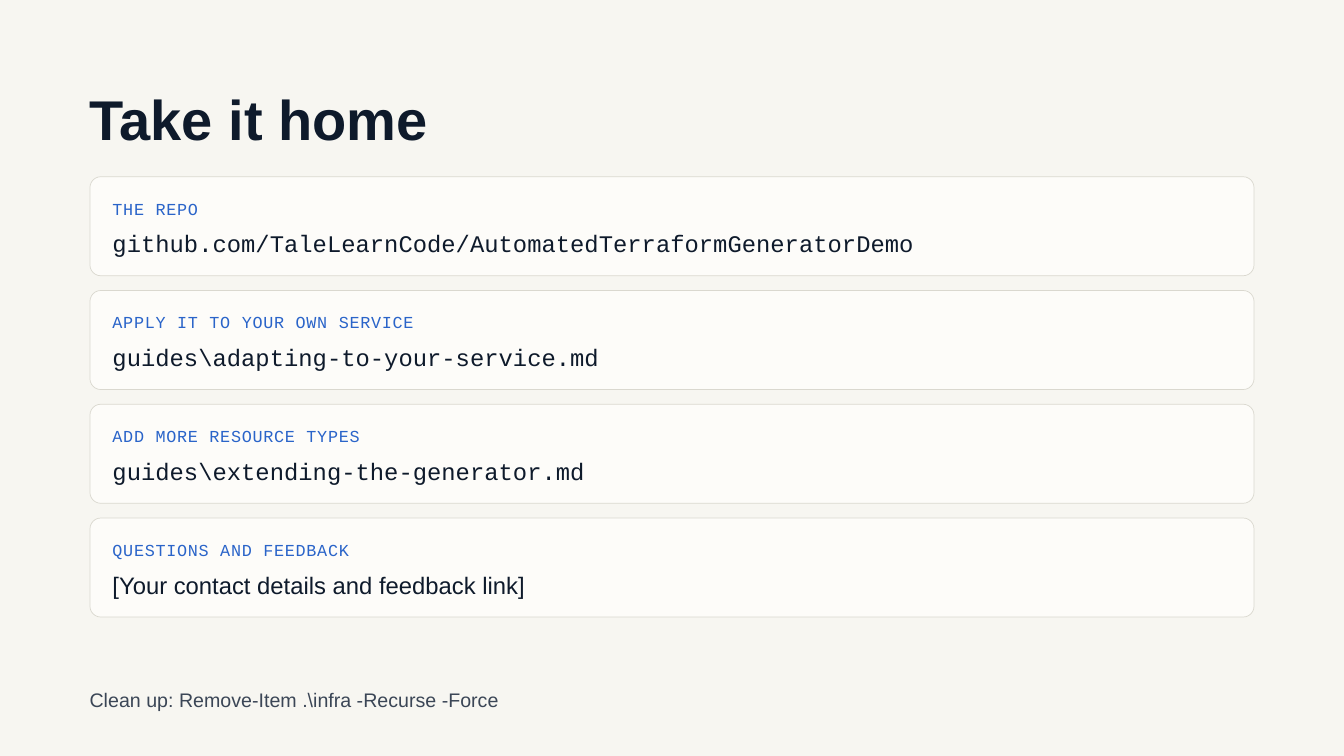
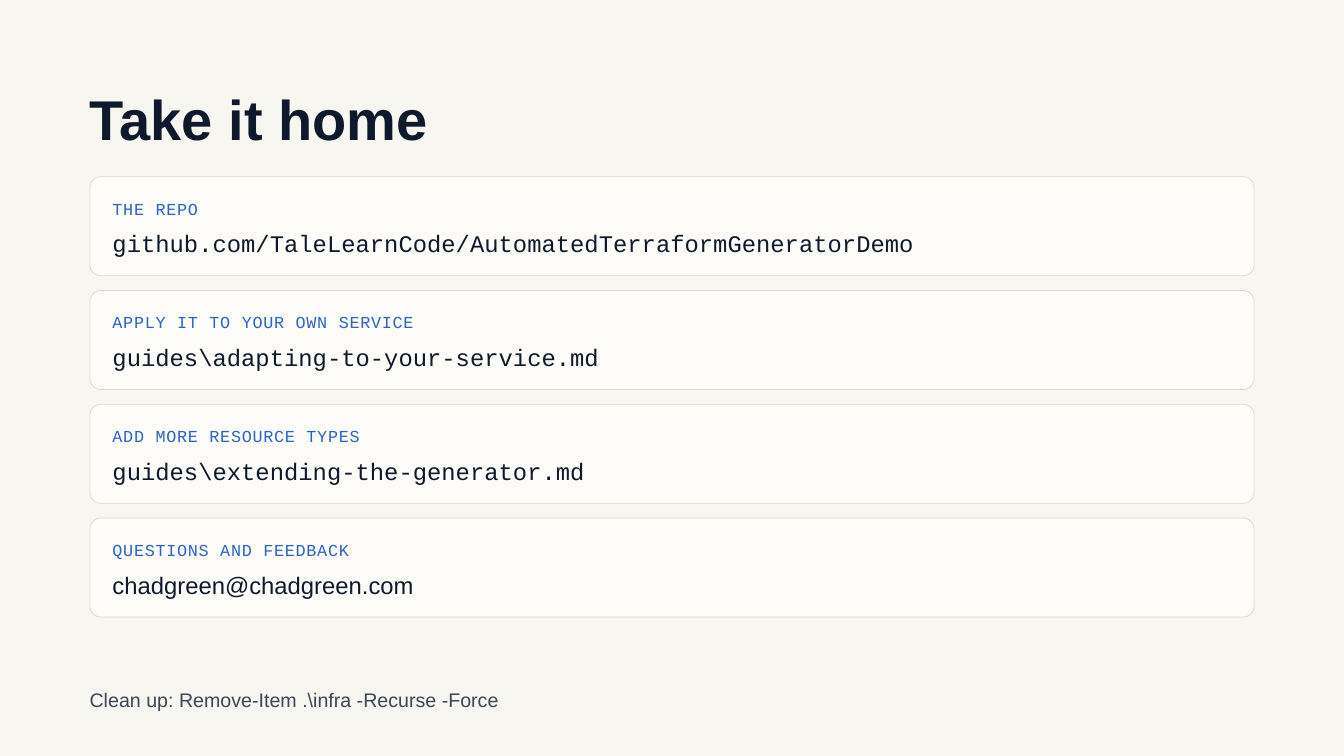
Before and after one commit to TaleLearnCode/FromArchitectureToTerraformWorkshop, a slide deck: slide 22 of From Architecture to Terraform Workshop.pptx. Drawn at 1344x756 pixels with LibreOffice and Linux fonts; fonts in the diff are those of the drawing. Boxes give left, top, right and bottom in pixels: in the first picture for what was removed or moved away, otherwise in the second. Text is boxed around its words. In the diff, an @@ line names an element or a change of style, - is before the commit and + after.

Commit message:
Enhance lab documentation for clarity and detail
- Updated Lab 3 to clarify time allocation, goals, and steps involved in generating Terraform from a spec.
- Added sections on introduction, background, and troubleshooting to provide context and guidance for participants.
- Improved instructions for proving determinism and validating generated Terraform configurations.
- Revised Lab 4 to include detailed steps for extending the generator with a new resource type, emphasizing the importance of security defaults.
- Enhanced Lab 5 to illustrate the impact of a single change in the spec on the generated Terraform, highlighting the benefits of a deterministic pipeline.

```diff
--- a/From Architecture to Terraform Workshop.pptx
+++ b/From Architecture to Terraform Workshop.pptx
@@ text at box(112, 576, 413, 599): text changed @@
-[Your contact details and feedback link]
+chadgreen@chadgreen.com
```
Also in this commit, not shown: 2 other slides changed, 7 other files.
